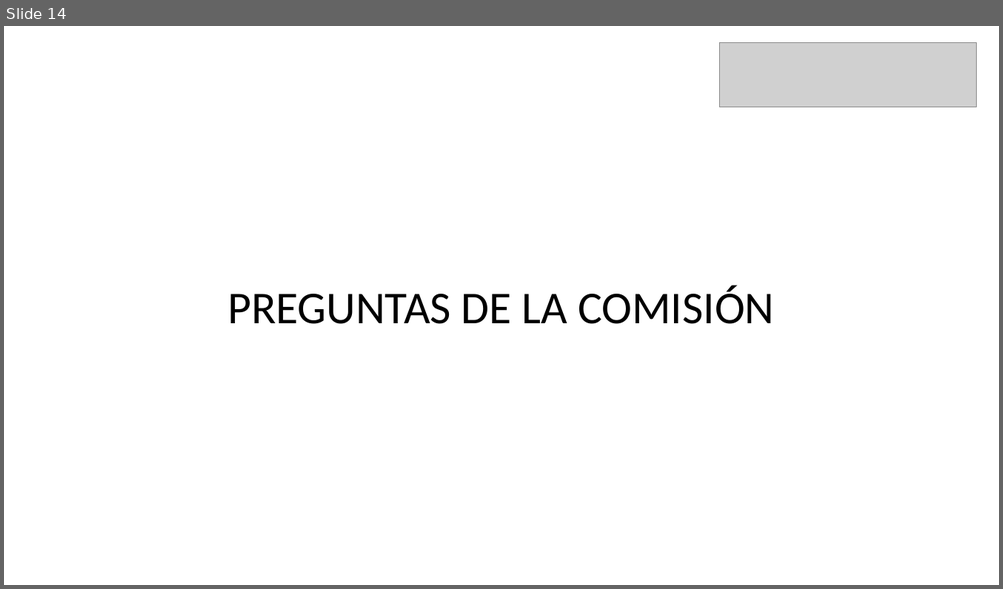
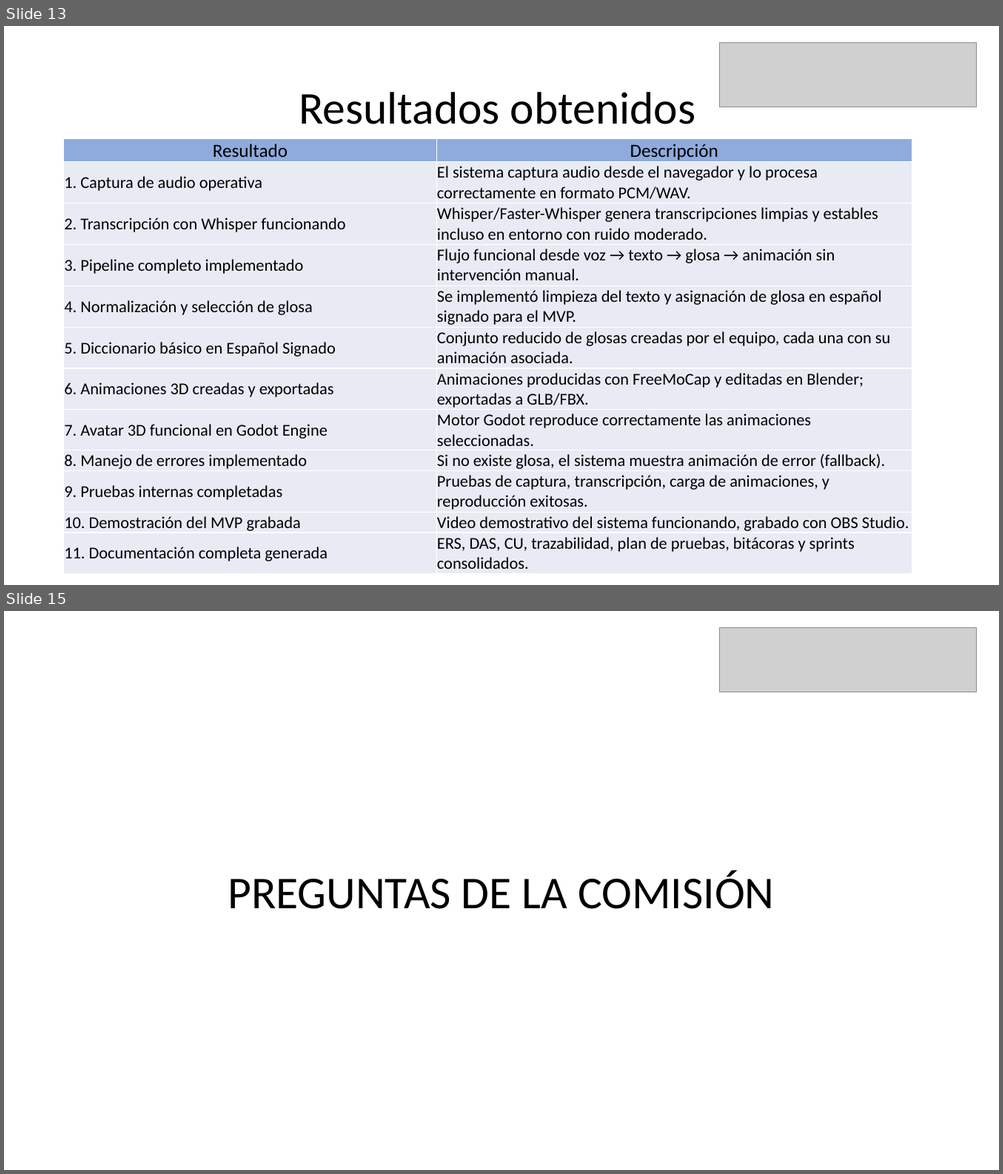
Before and after one commit to eypino/CatchAI, a slide deck: Fase 2/Evidencias Grupales/Formato Presentación final.pptx. Shown one above the other, each under a label of ours: slide 14 before the commit, slides 13 and 15 after it; the slides between them are not shown. The pictures are 1003x589 and 1003x1174 pixels, drawn with LibreOffice and Linux fonts; fonts in the diff are those of the drawing; grey boxes stand for pictures. Boxes give left, top, right and bottom in pixels: in the first picture for what was removed or moved away, otherwise in the second. Text is boxed around its words. In the diff, an @@ line names an element or a change of style, - is before the commit and + after.

```diff
--- a/Fase 2/Evidencias Grupales/Formato Presentación final.pptx
+++ b/Fase 2/Evidencias Grupales/Formato Presentación final.pptx
@@ slide 13 added at [4, 26, 999, 585], background #FFFFFF @@
@@ picture added at [720, 43, 976, 107] @@
@@ text added at [299, 92, 695, 124], 44 pt, text #000000 @@
+Resultados obtenidos
@@ table added at [64, 139, 912, 575], 12 rows, 2 columns @@
+Resultado | Descripción
+1. Captura de audio operativa | El sistema captura audio desde el navegador y lo procesa correctamente en formato PCM/WAV.
+2. Transcripción con Whisper funcionando | Whisper/Faster-Whisper genera transcripciones limpias y estables incluso en entorno con ruido moderado.
+3. Pipeline completo implementado | Flujo funcional desde voz → texto → glosa → animación sin intervención manual.
+4. Normalización y selección de glosa | Se implementó limpieza del texto y asignación de glosa en español signado para el MVP.
+5. Diccionario básico en Español Signado | Conjunto reducido de glosas creadas por el equipo, cada una con su animación asociada.
+6. Animaciones 3D creadas y exportadas | Animaciones producidas con FreeMoCap y editadas en Blender; exportadas a GLB/FBX.
+7. Avatar 3D funcional en Godot Engine | Motor Godot reproduce correctamente las animaciones seleccionadas.
+8. Manejo de errores implementado | Si no existe glosa, el sistema muestra animación de error (fallback).
+9. Pruebas internas completadas | Pruebas de captura, transcripción, carga de animaciones, y reproducción exitosas.
+10. Demostración del MVP grabada | Video demostrativo del sistema funcionando, grabado con OBS Studio.
+11. Documentación completa generada | ERS, DAS, CU, trazabilidad, plan de pruebas, bitácoras y sprints consolidados.
@@ what was slide 14 is now slide 15 @@
```
Also in this commit, not shown: 11 slides changed, 2 other slides added, 2 slides removed, 1 other file.
